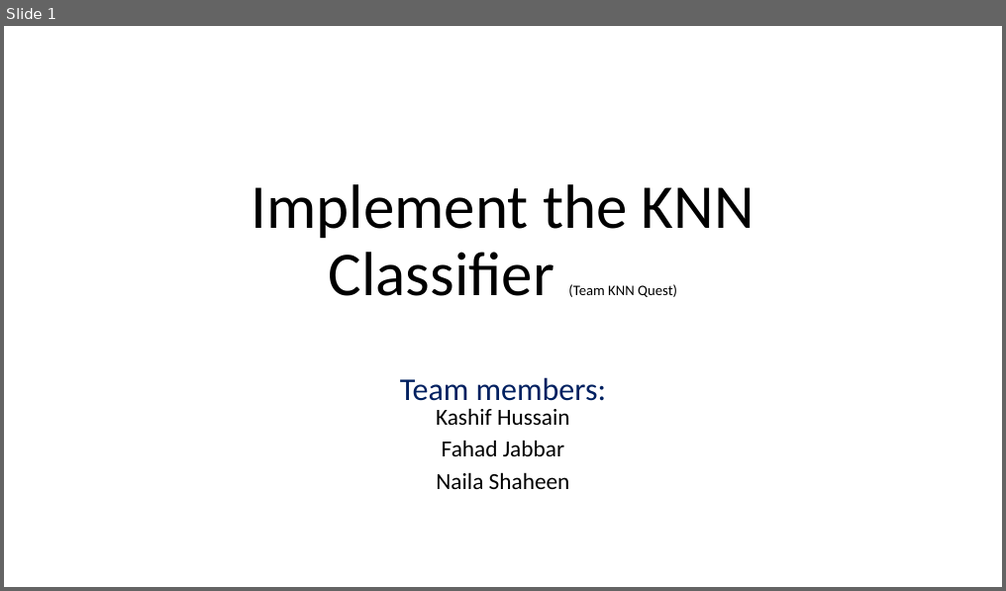
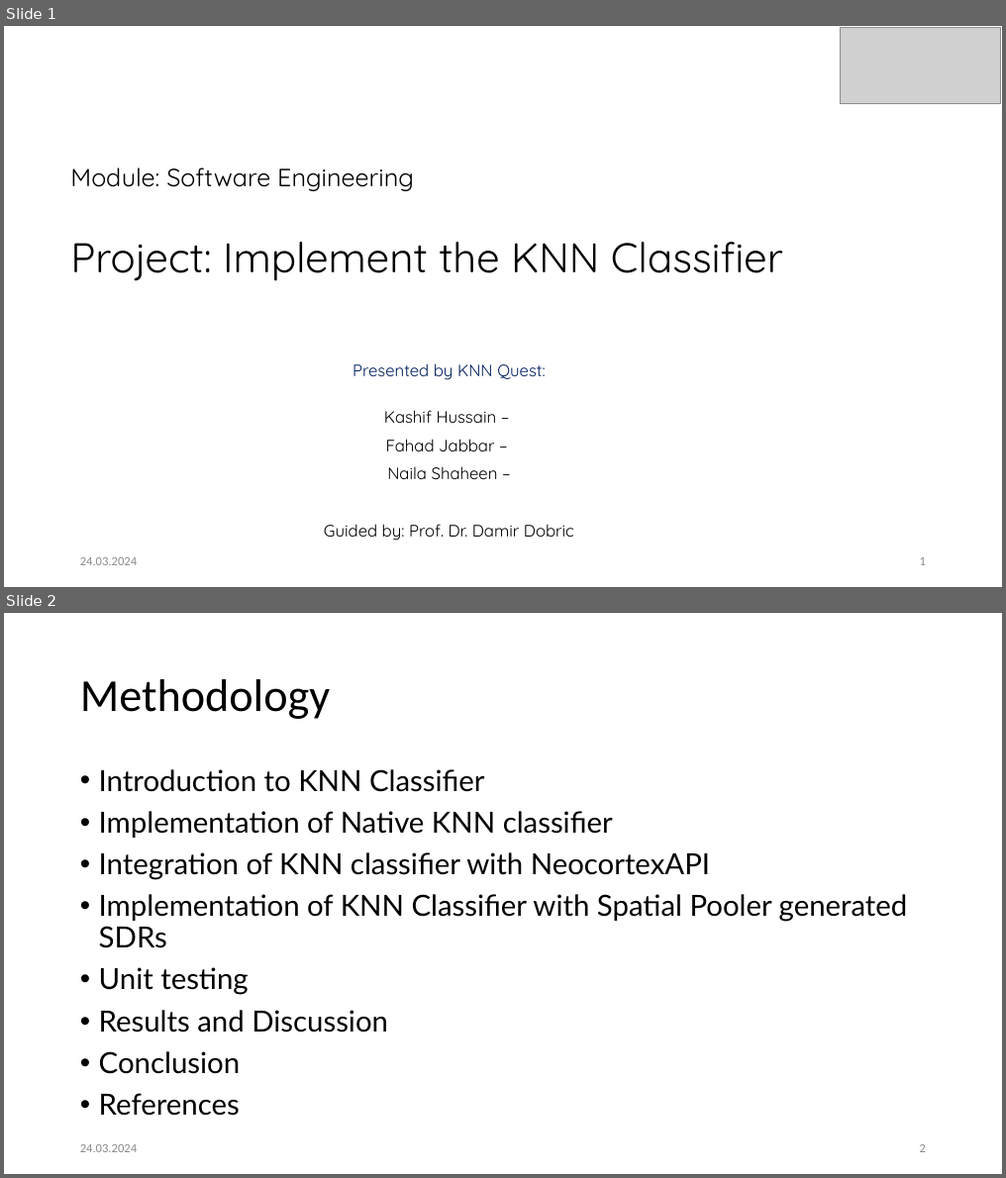
Before and after one commit to Fahad-Jabbar/neocortexapi, a slide deck: source/MySEProject/Documentation/Implement_the_KNN__Classifier_KNN_Quest.pptx. Shown one above the other, each under a label of ours: slide 1 before the commit, slides 1 and 2 after it. The pictures are 1006x591 and 1006x1178 pixels, drawn with LibreOffice and Linux fonts; fonts in the diff are those of the drawing; grey boxes stand for pictures; background and template pictures are left out. Boxes give left, top, right and bottom in pixels: in the first picture for what was removed or moved away, otherwise in the second. Text is boxed around its words. In the diff, an @@ line names an element or a change of style, - is before the commit and + after.

```diff
--- a/source/MySEProject/Documentation/Implement_the_KNN__Classifier_KNN_Quest.pptx
+++ b/source/MySEProject/Documentation/Implement_the_KNN__Classifier_KNN_Quest.pptx
@@ slide 2 added at (4, 613, 1002, 1174), background #FFFFFF @@
@@ title added at (80, 679, 330, 719), 44 pt, text #000000 @@
+Methodology
@@ text added at (99, 769, 908, 1116), 28 pt, text #000000 @@
+• Introduction to KNN Classifier
+• Implementation of Native KNN classifier
+• Integration of KNN classifier with NeocortexAPI
+• Implementation of KNN Classifier with Spatial Pooler generated SDRs
+• Unit testing
+• Results and Discussion
+• Conclusion
+• References
@@ text added at (80, 1145, 137, 1153), 12 pt, text #8C8C8C @@
+24.03.2024
@@ page number added at (920, 1145, 926, 1153), 12 pt, text #8C8C8C @@
+2
@@ slide 1 changed as well @@
@@ picture added at (841, 28, 1001, 103) @@
@@ title at (70, 168, 783, 281): text changed; size 60 to 40 pt; font Calibri to Quicksand @@
-Implement the KNN Classifier (Team KNN Quest)
+Module: Software Engineering
+Project: Implement the KNN Classifier
@@ subtitle at (324, 364, 574, 541): text changed; size 22.2 to 16 pt; font Calibri to Quicksand @@
-Team members:
-Kashif Hussain
-Fahad Jabbar
-Naila Shaheen
+Presented by KNN Quest:
+Kashif Hussain –
+Fahad Jabbar –
+Naila Shaheen –
+Guided by: Prof. Dr. Damir Dobric
@@ text added at (80, 558, 137, 566), 12 pt, text #8C8C8C @@
+24.03.2024
@@ page number added at (920, 558, 926, 566), 12 pt, text #8C8C8C @@
+1
```
Also in this commit, not shown: 1 other slide added.
